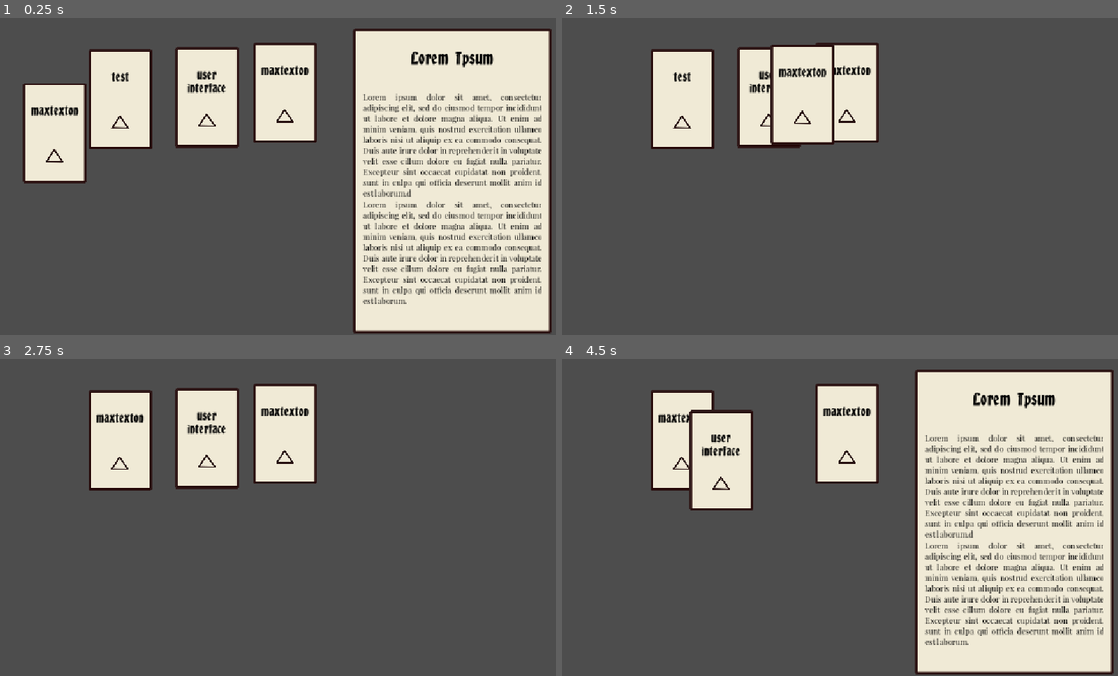
Above: before the commit, frames 1-4 (two rows, left to right).
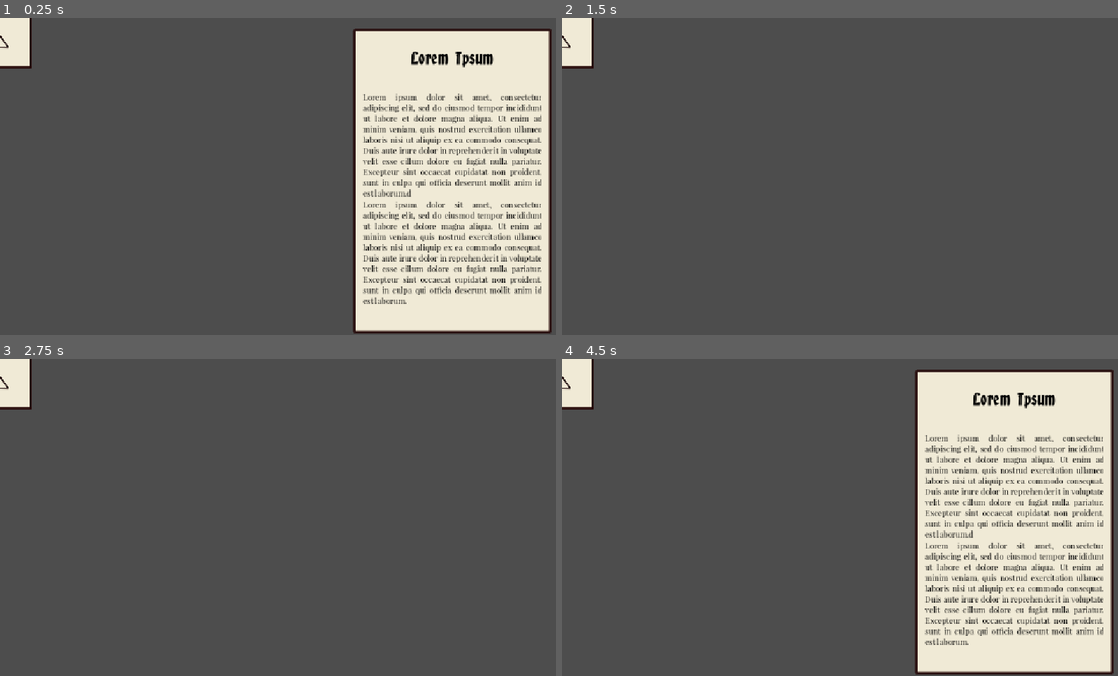
Above: after the commit, the same moments.

Repository: Ytlander/timeline-stories
Game: Godot game, scene res://Scenes/main.tscn
The game is run twice, just before and just after one commit, with the same random seed, the same clock (stepped at 60 frames per second) and the same inputs.
Inputs (mouse positions are in pixels of both pictures, inside the frame that each line leads up to):
- Up to frame 1 (0.25 s): no input
- Up to frame 2 (1.5 s): tap Enter (ui_accept) at 0.5 s; drag from (617, 132) to (845, 90) at 0.52 s; drag from (845, 90) to (684, 97) at 1.27 s
- Up to frame 3 (2.75 s): press the mouse at (122, 438) at 2.03 s
- Up to frame 4 (4.5 s): release the mouse at (684, 438) at 2.75 s; tap Enter (ui_accept) at 2.75, 3.77, 4.25 s; drag from (767, 438) to (673, 469) at 2.77 s; move the mouse to (1012, 565) at 3.52 s; press the mouse at (1012, 565) at 3.53 s; release the mouse at (1012, 565) at 4.25 s; drag from (673, 469) to (845, 431) at 4.27 s

The runs differ from the first frame. In frame 1, 15% of the frame differs, in the area x 0-57%, y 0-53%; in frame 2, 12%; in frame 3, 12%; in frame 4, 10%.

Commit message:
add class name for card

Diff:
--- a/Scenes/main.tscn
+++ b/Scenes/main.tscn
@@ -1,10 +1,9 @@
-[gd_scene load_steps=6 format=3 uid="uid://d4llv7opqcv4p"]
+[gd_scene load_steps=5 format=3 uid="uid://d4llv7opqcv4p"]
 
 [ext_resource type="PackedScene" uid="uid://da3vfbn325gkk" path="res://Scenes/story_card.tscn" id="1_jjgbg"]
 [ext_resource type="Script" uid="uid://cxkgkg0ts864s" path="res://Scripts/card_manager.gd" id="2_bo1nx"]
 [ext_resource type="PackedScene" uid="uid://ddyng28usspt6" path="res://Scenes/event_text_controller.tscn" id="3_8gbba"]
 [ext_resource type="Script" uid="uid://bxsr1lvutq7ve" path="res://Scripts/animation_controller.gd" id="4_jjvhh"]
-[ext_resource type="Script" uid="uid://cams1j3yq3vv3" path="res://Scripts/event_text_controller.gd" id="4_kry3j"]
 
 [node name="Main" type="Node2D"]
 
@@ -12,19 +11,15 @@
 script = ExtResource("2_bo1nx")
 
 [node name="Story_Card" parent="Card Manager" instance=ExtResource("1_jjgbg")]
-position = Vector2(111, 234)
 
 [node name="Story_Card4" parent="Card Manager" instance=ExtResource("1_jjgbg")]
-position = Vector2(581, 152)
 
 [node name="Story_Card2" parent="Card Manager" instance=ExtResource("1_jjgbg")]
-position = Vector2(245, 165)
 
 [node name="CardHeader" parent="Card Manager/Story_Card2/PanelContainer/MarginContainer/VBoxContainer" index="0"]
 text = "test"
 
 [node name="Story_Card3" parent="Card Manager" instance=ExtResource("1_jjgbg")]
-position = Vector2(422, 161)
 
 [node name="CardHeader" parent="Card Manager/Story_Card3/PanelContainer/MarginContainer/VBoxContainer" index="0"]
 text = "user interface"
@@ -32,7 +27,6 @@
 [node name="CanvasLayer" type="CanvasLayer" parent="."]
 
 [node name="EventTextController" parent="CanvasLayer" instance=ExtResource("3_8gbba")]
-script = ExtResource("4_kry3j")
 
 [node name="AnimationController" type="Node" parent="."]
 script = ExtResource("4_jjvhh")
--- a/Scripts/event_text_controller.gd
+++ b/Scripts/event_text_controller.gd
@@ -8,4 +8,4 @@
 
 func _on_display_text(card):
 	self.header.text = card.card_header.text
-	#Inject text here when that is implemented on card
+	#Inject text body here when that is implemented on card
--- a/Scripts/story_card.gd
+++ b/Scripts/story_card.gd
@@ -1,4 +1,6 @@
 extends Area2D
+class_name Card
+
 
 @onready var card_header = $PanelContainer/MarginContainer/VBoxContainer/CardHeader
 
